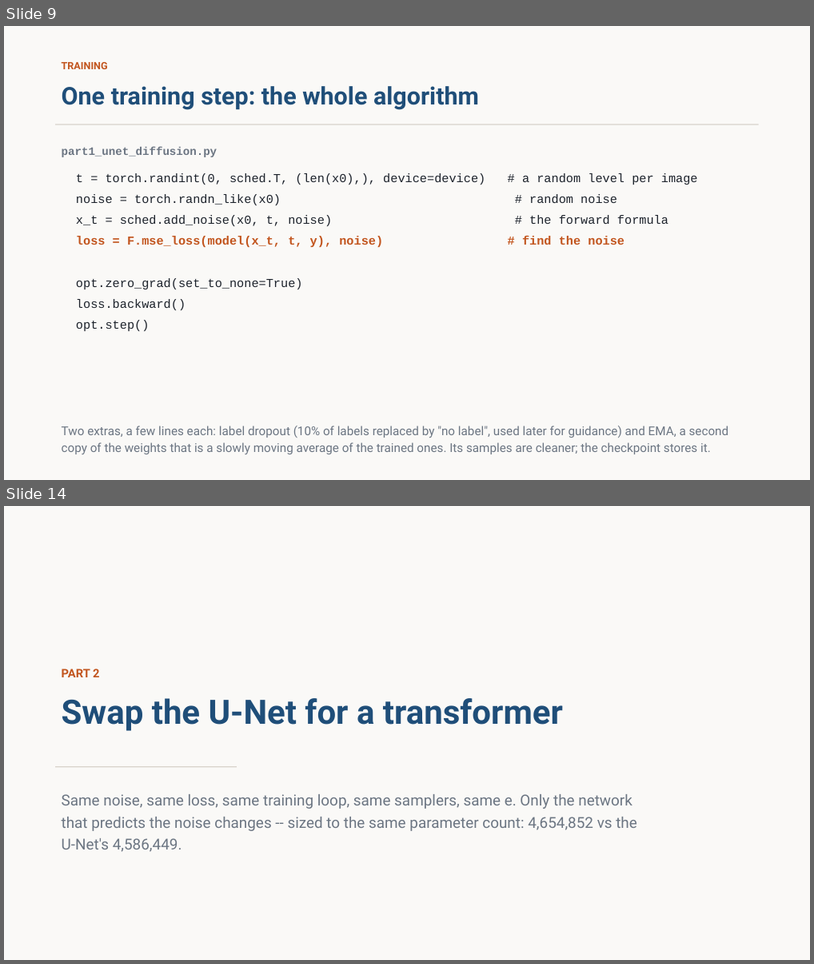
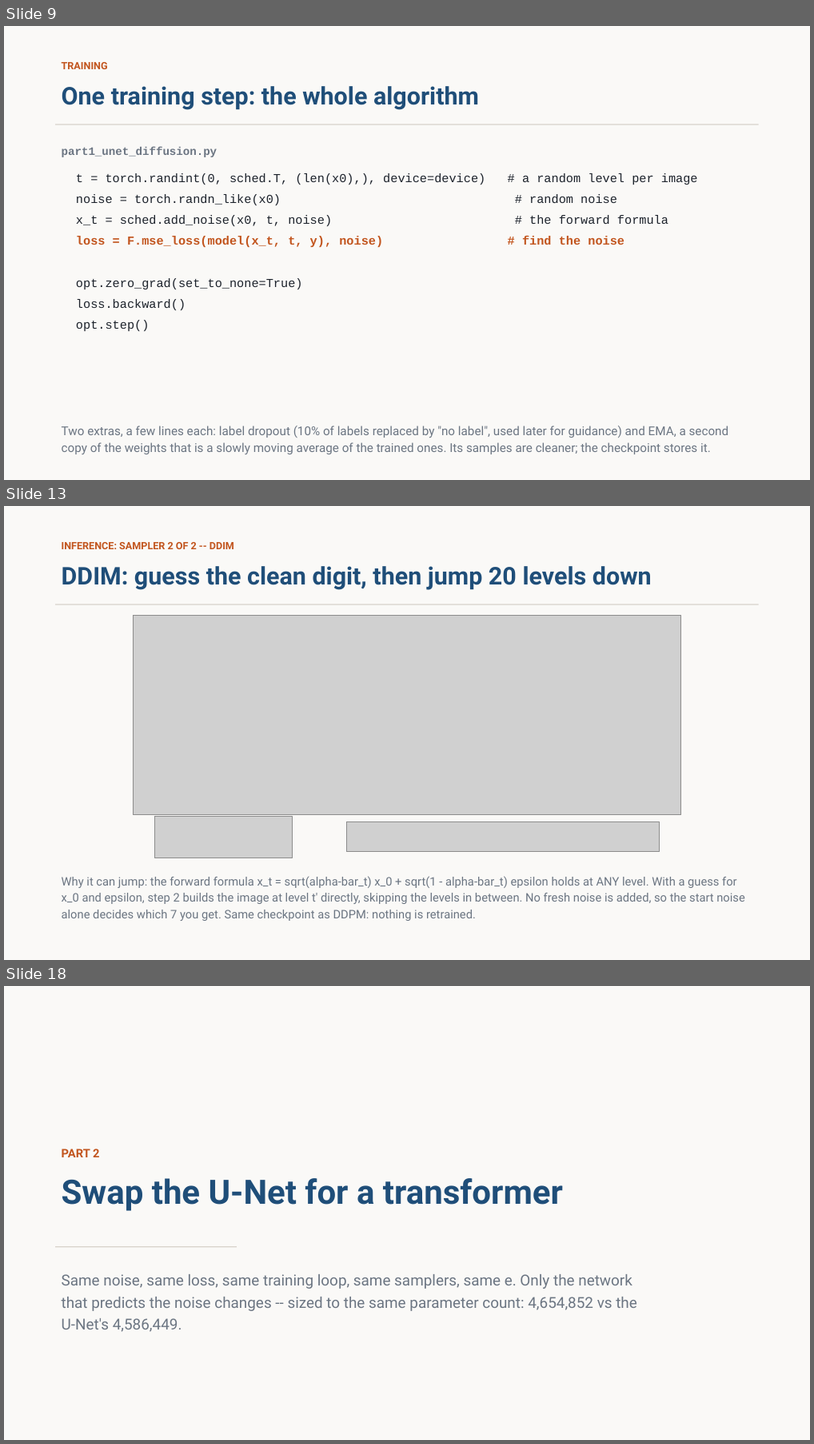
Before and after one commit to stanthemaker/tutorial_ml, a slide deck: week5_diffusion/slides/week5_diffusion.pptx. Shown one above the other, each under a label of ours: slides 9 and 14 before the commit, slides 9, 13 and 18 after it; the slides between them are not shown. The pictures are 814x964 and 814x1444 pixels, drawn with LibreOffice and Linux fonts; fonts in the diff are those of the drawing; grey boxes stand for pictures. Boxes give left, top, right and bottom in pixels: in the first picture for what was removed or moved away, otherwise in the second. Text is boxed around its words. In the diff, an @@ line names an element or a change of style, - is before the commit and + after.

```diff
--- a/week5_diffusion/slides/week5_diffusion.pptx
+++ b/week5_diffusion/slides/week5_diffusion.pptx
@@ slide 13 added at box(4, 506, 810, 960), background #FAF9F7 @@
@@ text added at box(62, 542, 234, 549), 12 pt, text #C2551E, bold @@
+INFERENCE: SAMPLER 2 OF 2 -- DDIM
@@ text added at box(62, 566, 652, 590), 29 pt, text #1F4E79, bold @@
+DDIM: guess the clean digit, then jump 20 levels down
@@ rectangle added at box(55, 604, 759, 605), fill #D8D3CB @@
@@ picture added at box(133, 615, 682, 815) @@
@@ picture added at box(154, 816, 292, 857) @@
@@ picture added at box(346, 821, 660, 852) @@
@@ text added at box(62, 876, 745, 920), 14 pt, text #6B7582 @@
+Why it can jump: the forward formula x_t = sqrt(alpha-bar_t) x_0 + sqrt(1 - alpha-bar_t) epsilon holds at ANY level. With a guess for x_0 and epsilon, step 2 builds the image at level t' directly, skipping the levels in between. No fresh noise is added, so the start noise alone decides which 7 you get. Same checkpoint as DDPM: nothing is retrained.
@@ what was slide 14 is now slide 18 @@
```
Also in this commit, not shown: 4 slides changed, 5 other slides added, 2 slides removed, 54 other files.
